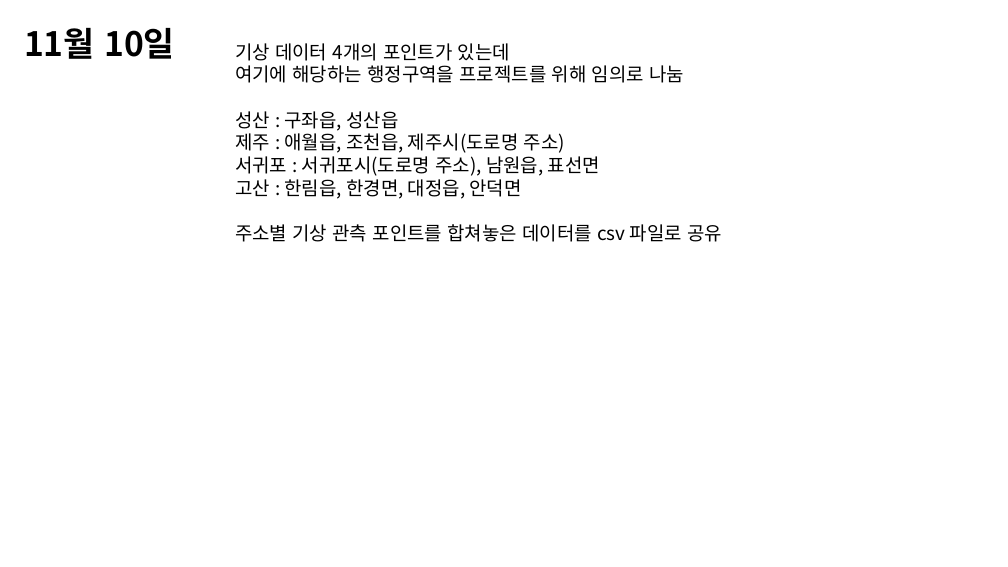
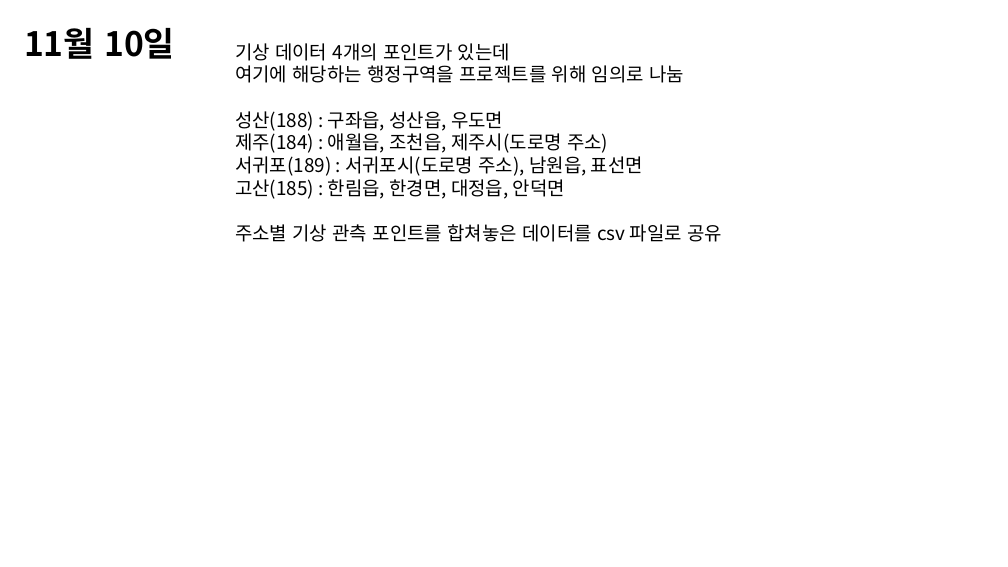
Before and after one commit to higun295/ApprenticeProject, a slide deck: slide 5 of Project_20241105.pptx. Drawn at 1008x567 pixels with LibreOffice and Linux fonts; fonts in the diff are those of the drawing. Boxes give left, top, right and bottom in pixels: in the first picture for what was removed or moved away, otherwise in the second. Text is boxed around its words. In the diff, an @@ line names an element or a change of style, - is before the commit and + after.

```diff
--- a/Project_20241105.pptx
+++ b/Project_20241105.pptx
@@ text at <box>235,111,643,199</box>: text changed @@
-성산 : 구좌읍, 성산읍
-제주 : 애월읍, 조천읍, 제주시(도로명 주소)
-서귀포 : 서귀포시(도로명 주소), 남원읍, 표선면
-고산 : 한림읍, 한경면, 대정읍, 안덕면
+성산(188) : 구좌읍, 성산읍, 우도면
+제주(184) : 애월읍, 조천읍, 제주시(도로명 주소)
+서귀포(189) : 서귀포시(도로명 주소), 남원읍, 표선면
+고산(185) : 한림읍, 한경면, 대정읍, 안덕면
```
Also in this commit, not shown: 2 other slides changed, 8 slides added, 1 slide removed, 21 other files.
